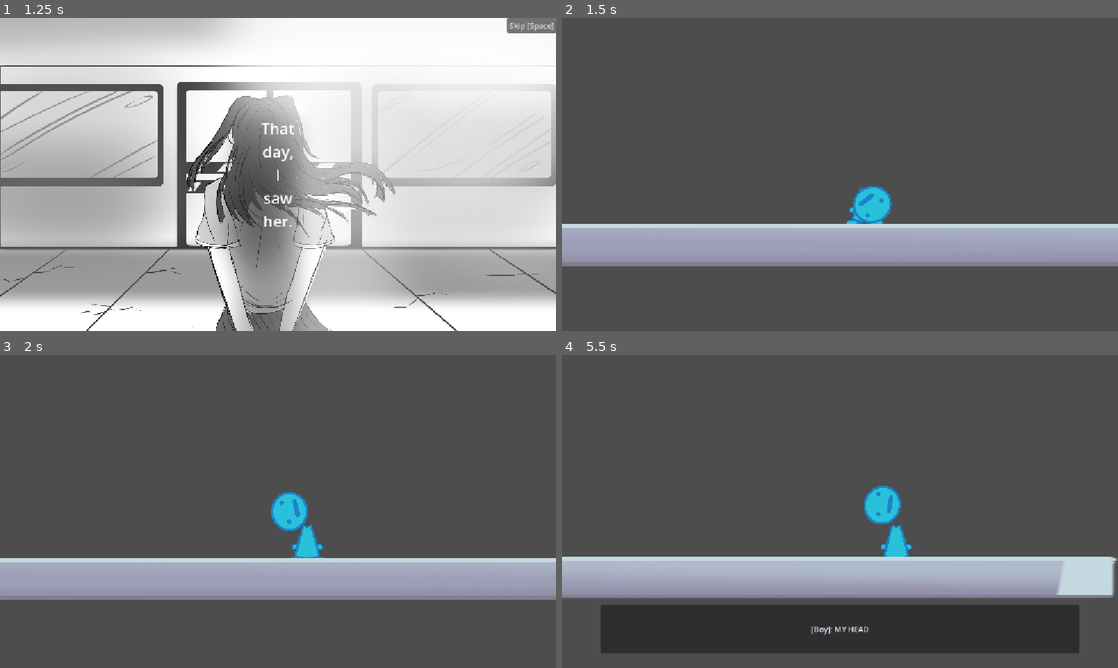
Above: before the commit, frames 1-4 (two rows, left to right).
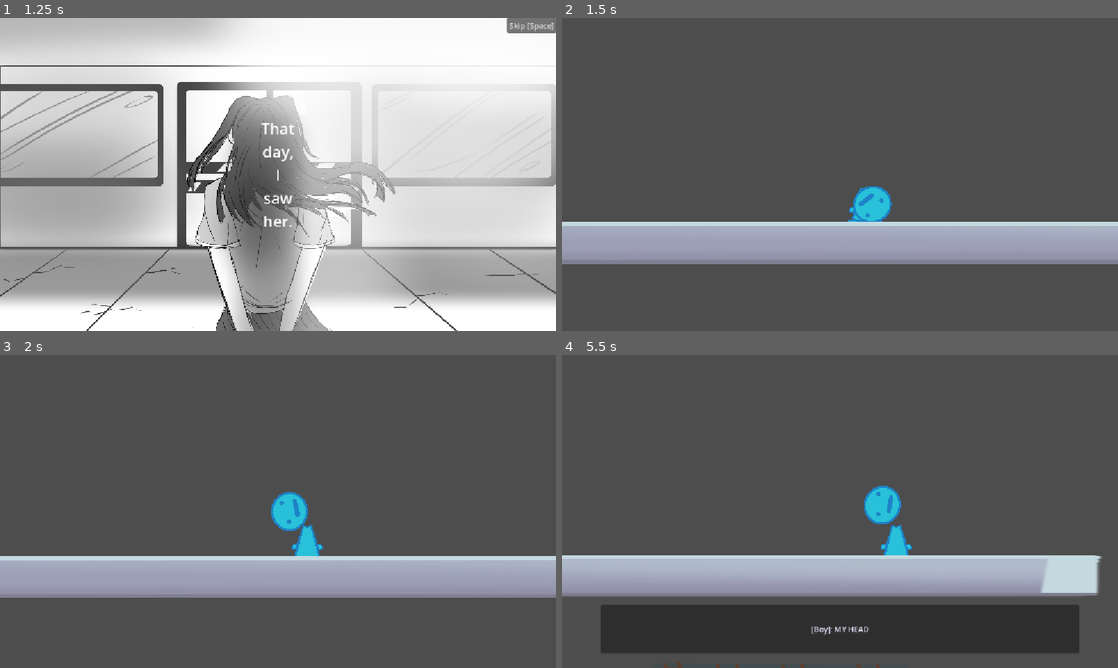
Above: after the commit, the same moments.

Repository: average4136/head-over-heels-game
Game: Godot game, scene res://Scenes/main_menu.tscn
The game is run twice, just before and just after one commit, with the same random seed, the same clock (stepped at 60 frames per second) and the same inputs.
Inputs (mouse positions are in pixels of both pictures, inside the frame that each line leads up to):
- Up to frame 1 (1.25 s): click (161, 271) at 0.5 s
- Up to frame 2 (1.5 s): click "Skip [Space]" at 1.25 s
- Up to frame 3 (2 s): no input
- Up to frame 4 (5.5 s): tap Enter (ui_accept) at 2 s; hold D (move_right) 2.03-3.53 s; tap Space (jump) at 2.27, 3.02, 4.52, 5.27 s; hold A (move_left) 3.53-4.28 s; hold D (move_right) from 4.28 s (still down)

Frame 1 is identical in both runs. In frame 2, 2.0% of the frame differs, in the area x 0-100%, y 65-80%; in frame 3, 2.0%; in frame 4, 2.5%, in the area x 0-100%, y 64-100%.

Commit message:
Update prelude.tscn

Diff:
--- a/Scenes/prelude.tscn
+++ b/Scenes/prelude.tscn
@@ -3,6 +3,7 @@
 [ext_resource type="PackedScene" uid="uid://bxxdsh4xifwoa" path="res://Scenes/Entities/Guy.tscn" id="1_wsnjc"]
 [ext_resource type="Script" uid="uid://c3ts47ctfbeet" path="res://Scripts/prelude_controller.gd" id="2_wsnjc"]
 [ext_resource type="Texture2D" uid="uid://18fofanlpi3m" path="res://Assets/Hannah's Drawn Assets/stone block.png" id="3_wsnjc"]
+[ext_resource type="Texture2D" uid="uid://ciukc00h70me7" path="res://Assets/Decorations/tracks decor.png" id="4_etii7"]
 
 [sub_resource type="RectangleShape2D" id="RectangleShape2D_tx7xv"]
 size = Vector2(4019, 105)
@@ -15,9 +16,11 @@
 [node name="Guy" parent="." unique_id=1796156875 instance=ExtResource("1_wsnjc")]
 
 [node name="PreludeCam" type="Camera2D" parent="Guy" unique_id=1577756556]
-limit_enabled = false
+limit_top = -10
+limit_bottom = -10
 position_smoothing_enabled = true
 drag_horizontal_enabled = true
+drag_vertical_enabled = true
 
 [node name="StaticBody2D" type="StaticBody2D" parent="." unique_id=424600753]
 
@@ -30,14 +33,18 @@
 main_climb_scene = "uid://wovadvlseaw3"
 
 [node name="StoneBlock" type="Sprite2D" parent="." unique_id=967663064]
-position = Vector2(786.00006, 51)
-scale = Vector2(4.150244, 0.30522564)
+position = Vector2(725.4999, 45.999996)
+scale = Vector2(4.194146, 0.30522564)
 texture = ExtResource("3_wsnjc")
 
 [node name="StaticBody2D2" type="StaticBody2D" parent="." unique_id=1827039312]
 
 [node name="CollisionShape2D" type="CollisionShape2D" parent="StaticBody2D2" unique_id=1329833878]
 position = Vector2(-1194.4375, -310)
+shape = SubResource("RectangleShape2D_72ksg")
+
+[node name="CollisionShape2D" type="CollisionShape2D" parent="StaticBody2D2/CollisionShape2D" unique_id=43037841]
+position = Vector2(3796.4375, -7)
 shape = SubResource("RectangleShape2D_72ksg")
 
 [node name="CanvasLayer" type="CanvasLayer" parent="." unique_id=1422921539]
@@ -56,3 +63,8 @@
 grow_horizontal = 2
 grow_vertical = 2
 color = Color(0, 0, 0, 1)
+
+[node name="TracksDecor" type="Sprite2D" parent="." unique_id=1953109589]
+position = Vector2(1850.9998, 364)
+scale = Vector2(0.4016333, 0.4935424)
+texture = ExtResource("4_etii7")
